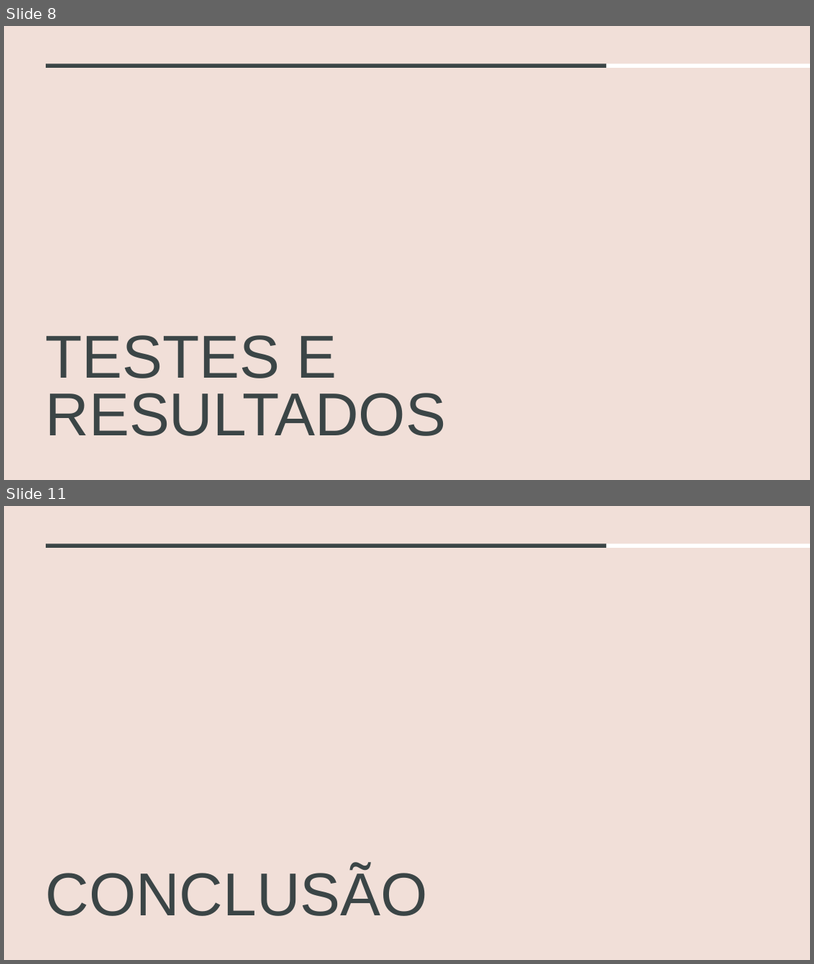
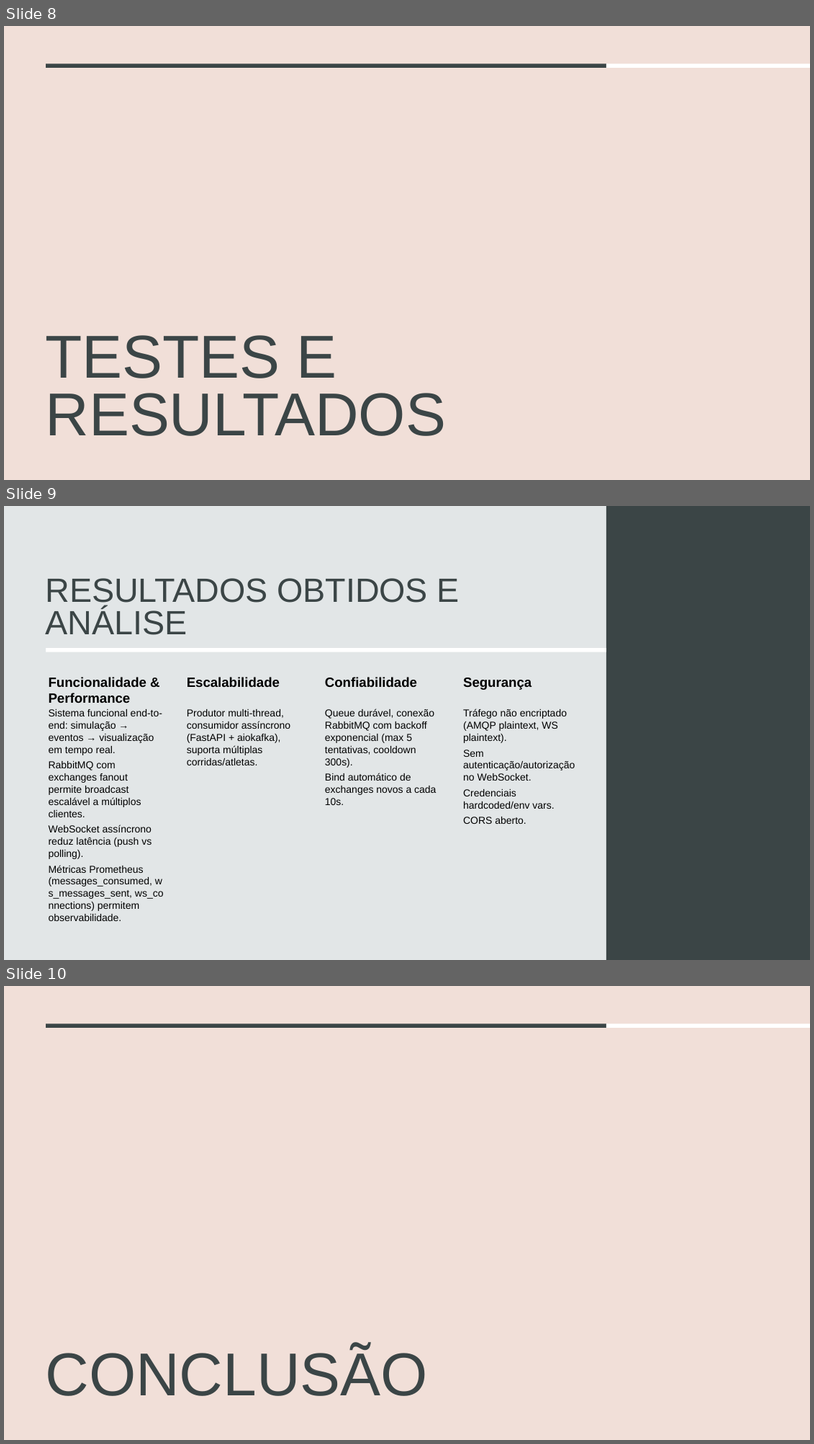
Before and after one commit to Getmeapint/SistemasDist, a slide deck: docs/Sistema de Streaming de Eventos em Tempo Real com RabbitMQ.pptx. Shown one above the other, each under a label of ours: slides 8 and 11 before the commit, slides 8, 9 and 10 after it; the slides between them are not shown. The pictures are 814x964 and 814x1444 pixels, drawn with LibreOffice and Linux fonts; fonts in the diff are those of the drawing. Boxes give left, top, right and bottom in pixels: in the first picture for what was removed or moved away, otherwise in the second. Text is boxed around its words. In the diff, an @@ line names an element or a change of style, - is before the commit and + after.

```diff
--- a/docs/Sistema de Streaming de Eventos em Tempo Real com RabbitMQ.pptx
+++ b/docs/Sistema de Streaming de Eventos em Tempo Real com RabbitMQ.pptx
@@ slide 9 added at bbox=[4, 506, 810, 960], background #E2E6E7 @@
@@ rectangle added at bbox=[607, 506, 810, 960], fill #3B4546 @@
@@ title added at bbox=[45, 578, 460, 635], 40 pt, text #3B4546 @@
+RESULTADOS OBTIDOS E ANÁLISE
@@ rectangle added at bbox=[46, 648, 607, 652], fill #FFFFFF @@
@@ group added at bbox=[49, 677, 575, 921]: 8 texts @@
+Funcionalidade & Performance
+Sistema funcional end-to-end: simulação → eventos → visualização em tempo real.
+RabbitMQ com exchanges fanout permite broadcast escalável a múltiplos clientes.
+WebSocket assíncrono reduz latência (push vs polling).
+Métricas Prometheus (messages_consumed, ws_messages_sent, ws_connections) permitem observabilidade.
+Escalabilidade
+Produtor multi-thread, consumidor assíncrono (FastAPI + aiokafka), suporta múltiplas corridas/atletas.
+Confiabilidade
+Queue durável, conexão RabbitMQ com backoff exponencial (max 5 tentativas, cooldown 300s).
+Bind automático de exchanges novos a cada 10s.
+Segurança
+Tráfego não encriptado (AMQP plaintext, WS plaintext).
+Sem autenticação/autorização no WebSocket.
+Credenciais hardcoded/env vars.
+CORS aberto.
@@ what was slide 11 is now slide 10 @@
```
Also in this commit, not shown: 2 slides changed, 2 other slides added, 4 slides removed.
